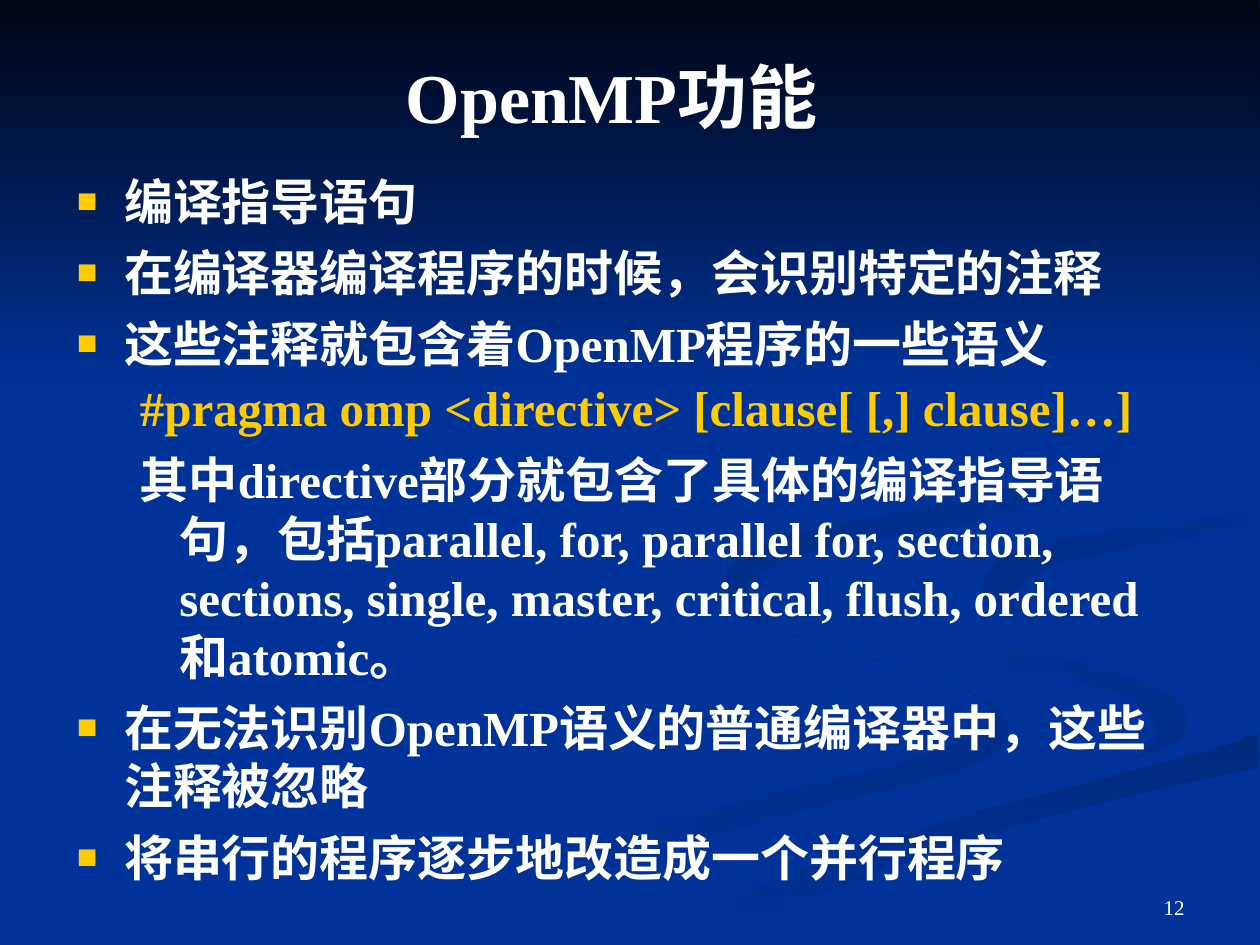
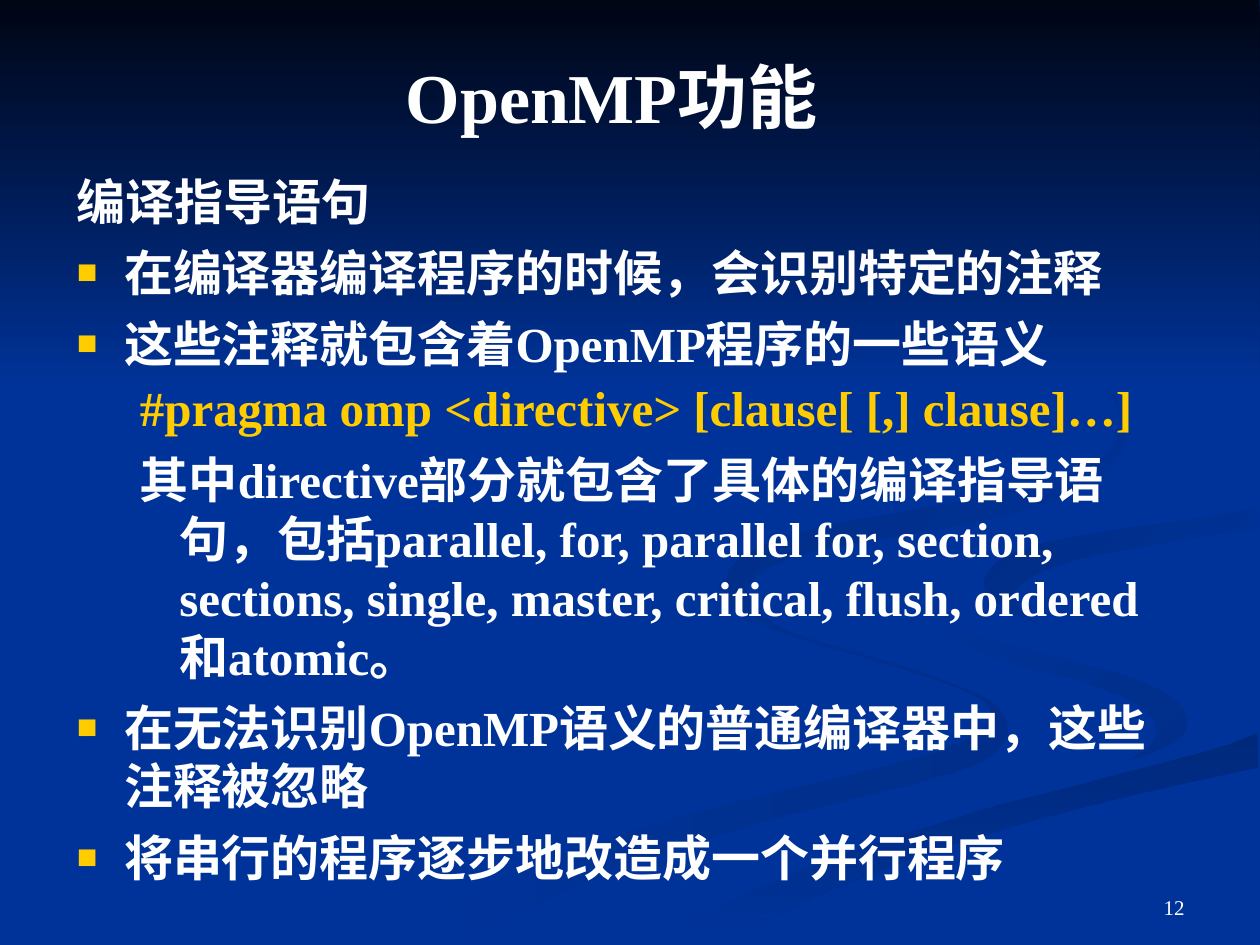
Before and after one commit to cedarli/linux, a slide deck: slide 12 of openMP/doc/OpenMP.ppt. Drawn at 1260x945 pixels with LibreOffice and Linux fonts; fonts in the diff are those of the drawing. Boxes give left, top, right and bottom in pixels: in the first picture for what was removed or moved away, otherwise in the second. Text is boxed around its words. In the diff, an @@ line names an element or a change of style, - is before the commit and + after.

```diff
--- a/openMP/doc/OpenMP.ppt
+++ b/openMP/doc/OpenMP.ppt
@@ text at box(77, 178, 371, 225): bullet ■ to none @@
```
Also in this commit, not shown: 5 other slides changed, 4 slides added, 1 slide removed, 5 other files.
